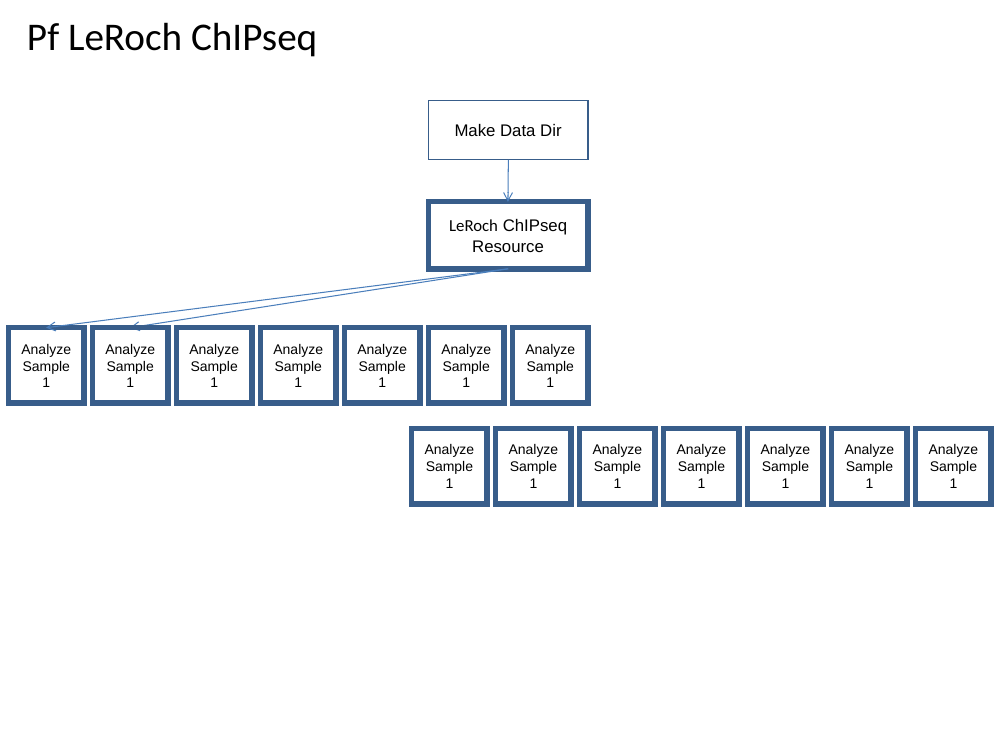
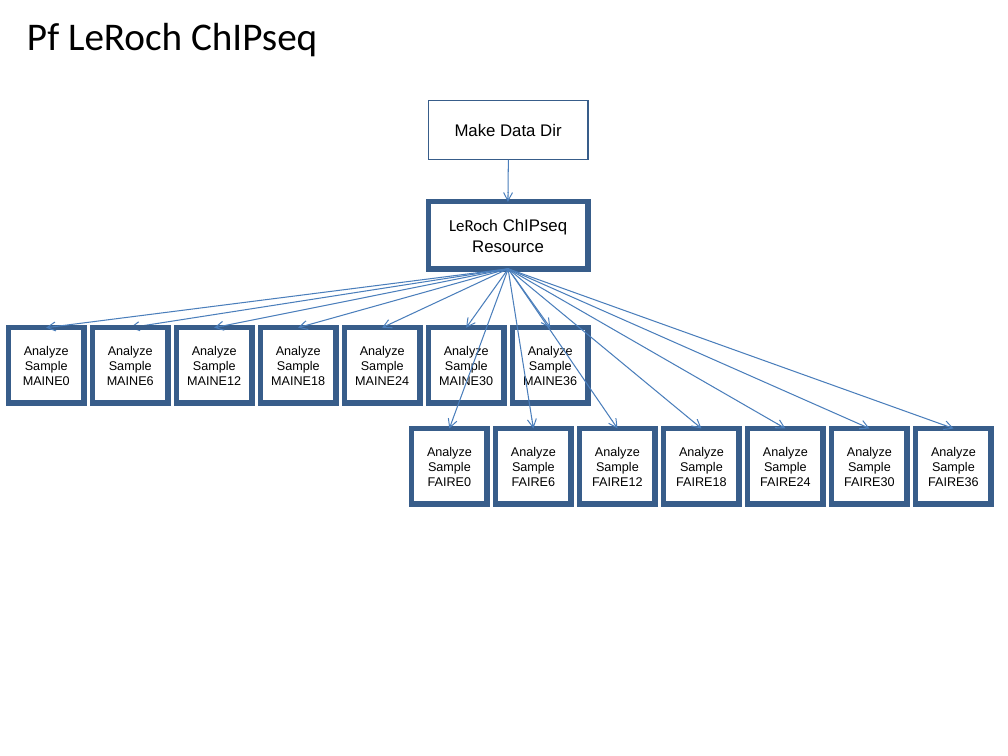
Before and after one commit to VEuPathDB/ApiCommonWorkflow, a slide deck: slide 18 of Main/doc/IntegratedWorkflow.ppt. Drawn at 1008x756 pixels with LibreOffice and Linux fonts; fonts in the diff are those of the drawing. Boxes give left, top, right and bottom in pixels: in the first picture for what was removed or moved away, otherwise in the second. Text is boxed around its words. In the diff, an @@ line names an element or a change of style, - is before the commit and + after.

Commit message:
add Pf LeRoch ChIPseq samples

```diff
--- a/Main/doc/IntegratedWorkflow.ppt
+++ b/Main/doc/IntegratedWorkflow.ppt
@@ arrow added from (508, 269) to (215, 328), #4A7EBB 0.74 pt @@
@@ arrow added from (508, 269) to (298, 328), #4A7EBB 0.74 pt @@
@@ arrow added from (508, 269) to (382, 328), #4A7EBB 0.74 pt @@
@@ arrow added from (508, 269) to (450, 428), #4A7EBB 0.74 pt @@
@@ arrow added from (508, 269) to (466, 328), #4A7EBB 0.74 pt @@
@@ arrow added from (508, 269) to (550, 328), #4A7EBB 0.74 pt @@
@@ arrow added from (508, 269) to (533, 428), #4A7EBB 0.74 pt @@
@@ arrow added from (508, 269) to (618, 428), #4A7EBB 0.74 pt @@
@@ arrow added from (508, 269) to (702, 428), #4A7EBB 0.74 pt @@
@@ arrow added from (508, 269) to (785, 428), #4A7EBB 0.74 pt @@
@@ arrow added from (508, 269) to (870, 428), #4A7EBB 0.74 pt @@
@@ arrow added from (508, 269) to (954, 428), #4A7EBB 0.74 pt @@
@@ text in rectangle at (24, 346, 69, 358): size 10 to 9 pt in "Analyze" @@
@@ text in rectangle at (108, 346, 153, 358): size 10 to 9 pt in "Analyze" @@
@@ text in rectangle at (192, 346, 237, 358): size 10 to 9 pt in "Analyze" @@
@@ text in rectangle at (276, 346, 321, 358): size 10 to 9 pt in "Analyze" @@
@@ text in rectangle at (360, 346, 405, 358): size 10 to 9 pt in "Analyze" @@
@@ text in rectangle at (444, 345, 489, 358): size 10 to 9 pt in "Analyze" @@
@@ text in rectangle at (528, 345, 573, 358): size 10 to 9 pt in "Analyze" @@
@@ text in rectangle at (23, 361, 70, 385): text changed; size 10 to 9 pt @@
-Sample 1
+Sample
+MAINE0
@@ text in rectangle at (107, 361, 154, 385): text changed; size 10 to 9 pt @@
-Sample 1
+Sample MAINE6
@@ text in rectangle at (187, 361, 241, 385): text changed; size 10 to 9 pt @@
-Sample 1
+Sample MAINE12
@@ text in rectangle at (271, 361, 325, 385): text changed; size 10 to 9 pt @@
-Sample 1
+Sample MAINE18
@@ text in rectangle at (355, 361, 409, 385): text changed; size 10 to 9 pt @@
-Sample 1
+Sample MAINE24
@@ text in rectangle at (439, 360, 493, 388): text changed; size 10 to 9 pt @@
-Sample 1
+Sample MAINE30
@@ text in rectangle at (523, 360, 577, 388): text changed; size 10 to 9 pt @@
-Sample 1
+Sample MAINE36
@@ text in rectangle at (427, 447, 472, 459): size 10 to 9 pt in "Analyze" @@
@@ text in rectangle at (511, 447, 556, 459): size 10 to 9 pt in "Analyze" @@
@@ text in rectangle at (595, 447, 640, 459): size 10 to 9 pt in "Analyze" @@
@@ text in rectangle at (679, 447, 724, 459): size 10 to 9 pt in "Analyze" @@
@@ text in rectangle at (763, 447, 808, 459): size 10 to 9 pt in "Analyze" @@
@@ text in rectangle at (847, 447, 892, 459): size 10 to 9 pt in "Analyze" @@
@@ text in rectangle at (931, 447, 976, 459): size 10 to 9 pt in "Analyze" @@
@@ text in rectangle at (428, 462, 471, 486): text changed; size 10 to 9 pt @@
-Sample 1
+Sample FAIRE0
@@ text in rectangle at (512, 462, 555, 486): text changed; size 10 to 9 pt @@
-Sample 1
+Sample FAIRE6
@@ text in rectangle at (592, 462, 642, 486): text changed; size 10 to 9 pt @@
-Sample 1
+Sample FAIRE12
@@ text in rectangle at (676, 462, 726, 486): text changed; size 10 to 9 pt @@
-Sample 1
+Sample FAIRE18
@@ text in rectangle at (760, 462, 810, 486): text changed; size 10 to 9 pt @@
-Sample 1
+Sample FAIRE24
@@ text in rectangle at (844, 462, 894, 486): text changed; size 10 to 9 pt @@
-Sample 1
+Sample FAIRE30
@@ text in rectangle at (928, 462, 978, 486): text changed; size 10 to 9 pt @@
-Sample 1
+Sample FAIRE36
```
